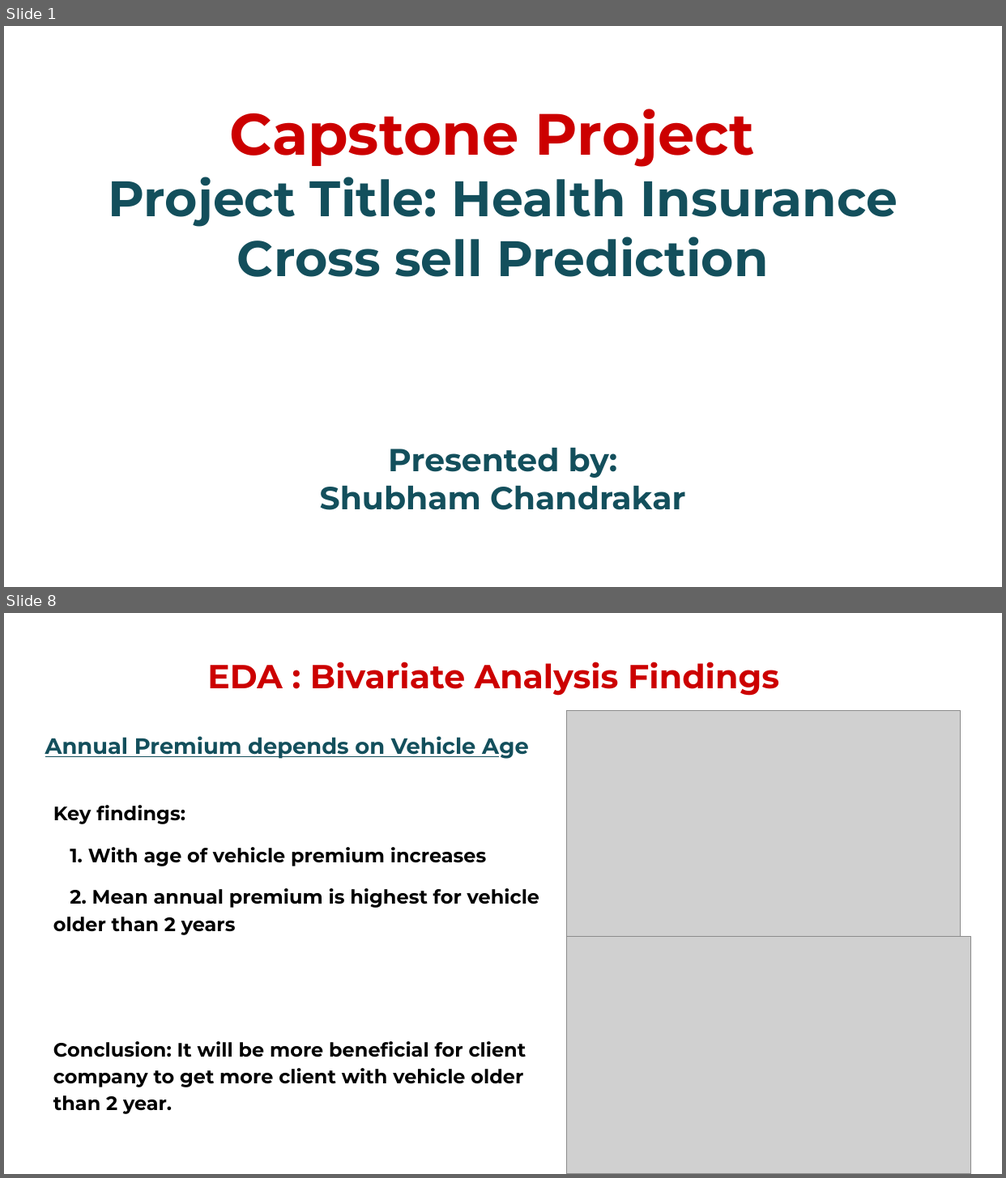
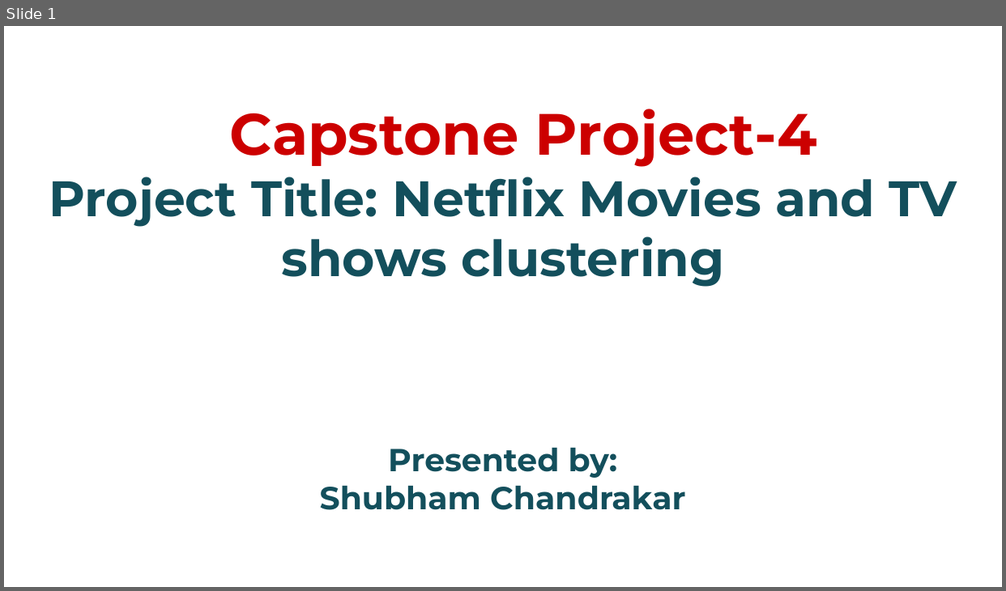
Before and after one commit to chandrakar-shubham/health-insurance-cross-sell-prediction, a slide deck: Project_presentation.pptx. Shown one above the other, each under a label of ours: slides 1 and 8 before the commit, slide 1 after it; the slides between them are not shown. The pictures are 1006x1178 and 1006x591 pixels, drawn with LibreOffice and Linux fonts; fonts in the diff are those of the drawing; grey boxes stand for pictures; background and template pictures are left out. Boxes give left, top, right and bottom in pixels: in the first picture for what was removed or moved away, otherwise in the second. Text is boxed around its words. In the diff, an @@ line names an element or a change of style, - is before the commit and + after.

```diff
--- a/Project_presentation.pptx
+++ b/Project_presentation.pptx
@@ slide 8 removed at (4, 613, 1002, 1174), background #FFFFFF @@
@@ text removed at (207, 662, 779, 696) @@
-EDA : Bivariate Analysis Findings
@@ picture removed at (567, 711, 961, 936) @@
@@ text removed at (45, 736, 539, 1114) @@
-Annual Premium depends on Vehicle Age
-Key findings:
-1. With age of vehicle premium increases
-2. Mean annual premium is highest for vehicle older than 2 years
-Conclusion: It will be more beneficial for client company to get more client with vehicle older than 2 year.
@@ picture removed at (567, 936, 971, 1174) @@
@@ slide 1 changed as well @@
@@ title at (49, 109, 957, 287): text changed @@
-Capstone Project
-Project Title: Health Insurance Cross sell Prediction
+Capstone Project-4
+Project Title: Netflix Movies and TV shows clustering
```
Also in this commit, not shown: 16 slides added, 21 other slides removed.
